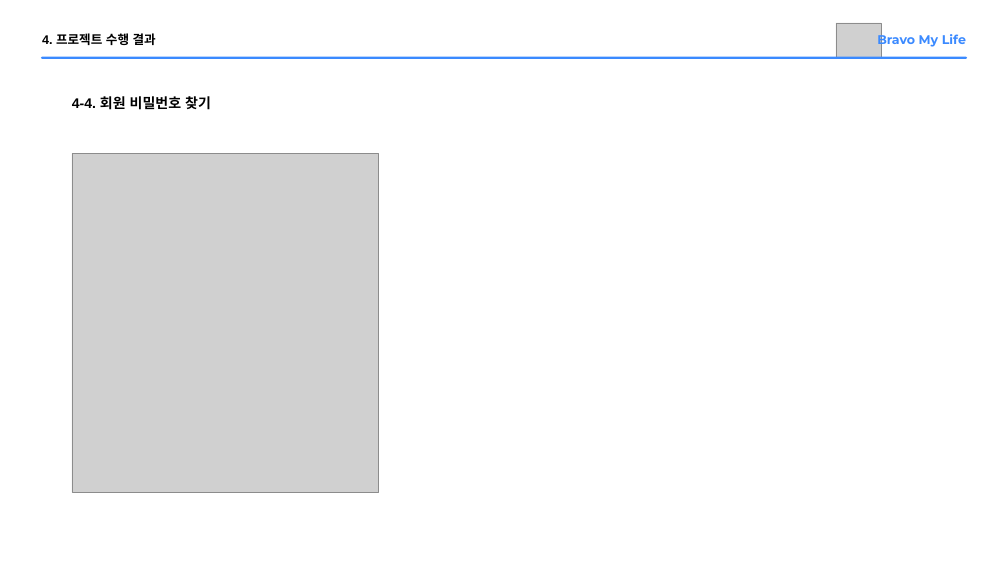
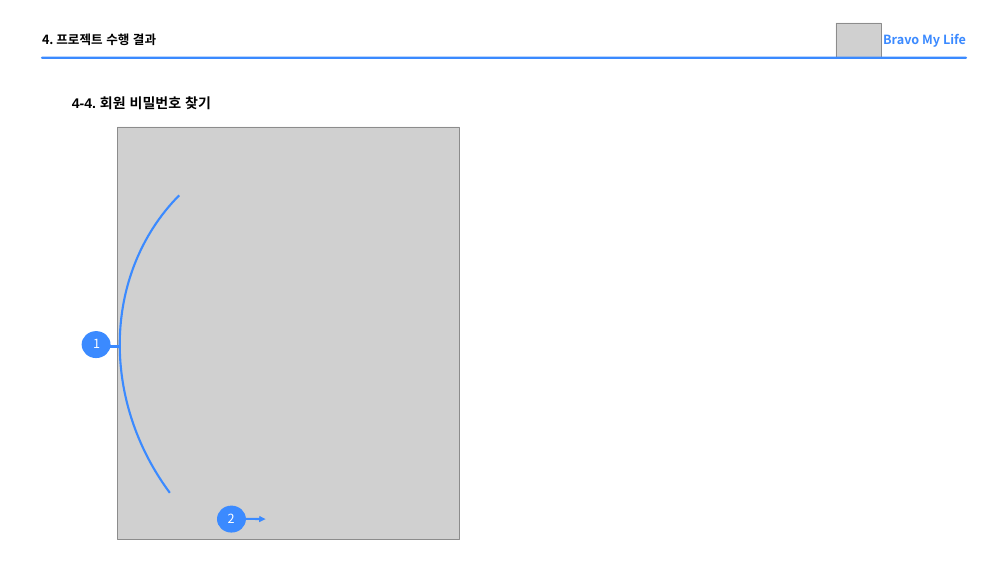
Before and after one commit to Parkjisoo00/ecommerce.saturn, a slide deck: slide 27 of resource/10.prepare/Saturn 미완성.pptx (slide 22 before the commit). Drawn at 1008x567 pixels with LibreOffice and Linux fonts; fonts in the diff are those of the drawing; grey boxes stand for pictures. Boxes give left, top, right and bottom in pixels: in the first picture for what was removed or moved away, otherwise in the second. Text is boxed around its words. In the diff, an @@ line names an element or a change of style, - is before the commit and + after.

```diff
--- a/resource/10.prepare/Saturn 미완성.pptx
+++ b/resource/10.prepare/Saturn 미완성.pptx
@@ arc (boxed as its full ellipse) added at (29,48,654,567), outline #3B8AFF 3 pt @@
@@ text "4. 프로젝트 수행 결과" at (42,33,156,45): font Arial to Noto Sans CJK KR @@
@@ text "Bravo My Life" at (883,34,966,47): font Montserrat to Noto Sans CJK KR @@
@@ picture: place and size @@
-picture at (72,153,379,492)
+picture at (117,127,459,539)
@@ freeform shape added at (82,331,110,358), fill #3B8AFF @@
@@ text added at (93,339,100,348), 18 pt, text #FFFFFF @@
+1
@@ line added from (101, 347) to (119, 347), #3B8AFF 3 pt @@
@@ freeform shape added at (217,506,246,532), fill #3B8AFF @@
@@ text added at (228,513,235,523), 18 pt, text #FFFFFF @@
+2
@@ arrow added from (238, 519) to (266, 519), #3B8AFF 3 pt @@
```
Also in this commit, not shown: 23 other slides changed, 7 slides added, 3 other files.
